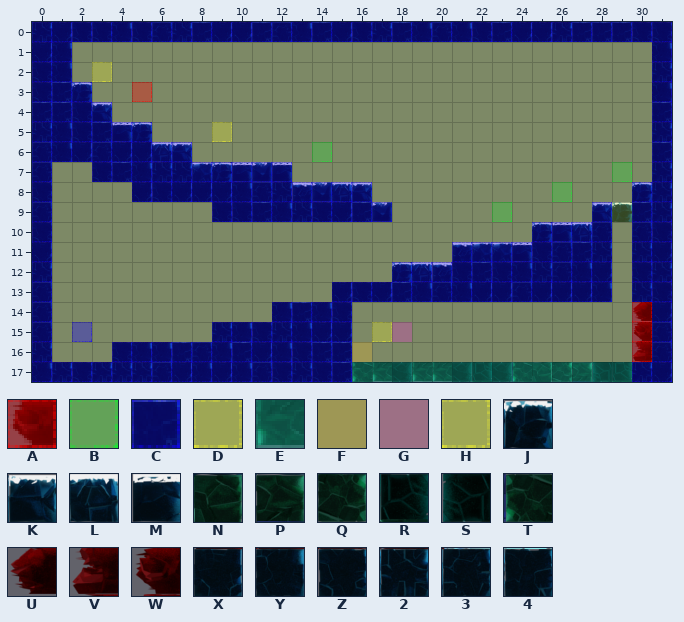
Tiled map: Spellington/src/res/map/mapPlains40.tmx. This is how it looked before the edit.
Cells are 50x50 px. Shown: x 0..31, y 0..17.
Key: from "collisionTile": A 0, B 1, C 3, D 4, E 6, F 7, G 9, H 11; from "frozenPlainsTile": J 1, K 2, L 4, M 5, N 11, P 12, Q 13, R 19, S 20, T 26, U 30 turned 270, V 31 turned 270, W 32 turned 270, X 40, Y 41, Z 42, 2 43, 3 44, 4 45.
_ is an empty cell.
Layer "terrain" before, first column x 24:
 3 _______Y
 4 _______4
 5 _______2
 6 _______4
 7 _______2
 8 ______J2
 9 ____KJ42
10 _JML3_3Z
11 MZ342_2X
12 Y23YX_Z2
13 3XXXY_2Z
14 ______UX
15 ______W3
16 ______V3
17 TNQPSR2X
Layer "collision" before, first column x 24:
 3 HHHHHHHC
 4 HHHHHHHC
 5 HHHHHHHC
 6 HHHHHHHC
 7 HHHHHHHC
 8 HHHHHHCC
 9 HHHHCHCC
10 HCCCCHCC
11 CCCCCHCC
12 CCCCCHCC
13 CCCCCHCC
14 HHHHHHAC
15 HHHHHHAC
16 HHHHHHAC
17 EEEEEECC
Layer "event" before, first column x 14:
 1 __________________
 2 __________________
 3 __________________
 4 __________________
 5 __________________
 6 B_________________
 7 _______________B__
 8 ____________B_____
 9 _________B________
10 __________________
11 __________________
12 __________________
13 __________________
14 __________________
15 ___DG_____________
16 __F_______________
17 __________________
And afterwards:
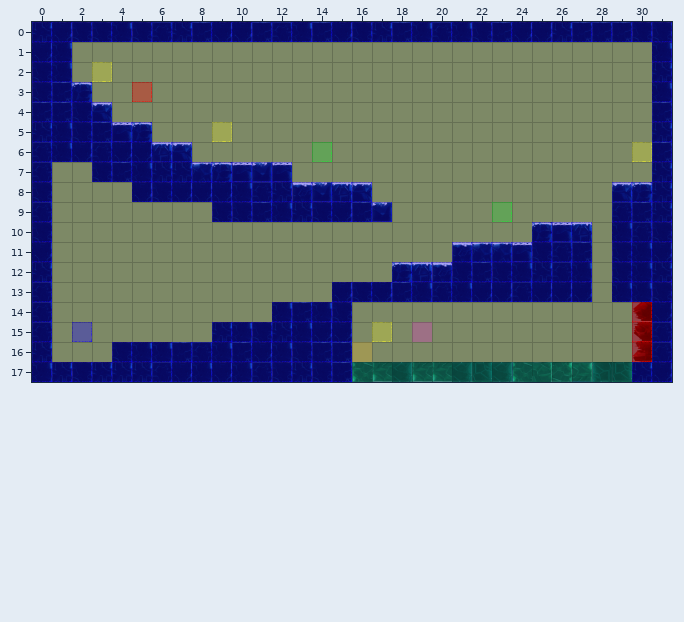
See-through tiles are keyed as they look on the map.
The exact change:
Changed rows in their new state; . is an unchanged cell.
Layer "terrain":
first column x 28:
 8 .K.
 9 _3.
10 _Y.
11 _ZY
12 _ZY
13 _YY
Layer "collision":
first column x 28:
 8 .C
 9 HC
10 HC
11 HC
12 HC
13 HC
Layer "event":
first column x 26:
 6 ....D
 7 ..._.
 8 _....
first column x 18:
15 _G
Changed places in both pictures, as pixel boxes (x1, y1, x2, y2):
changed: (592, 142, 652, 302)
removed: (552, 182, 572, 202)
changed: (392, 322, 432, 342)
